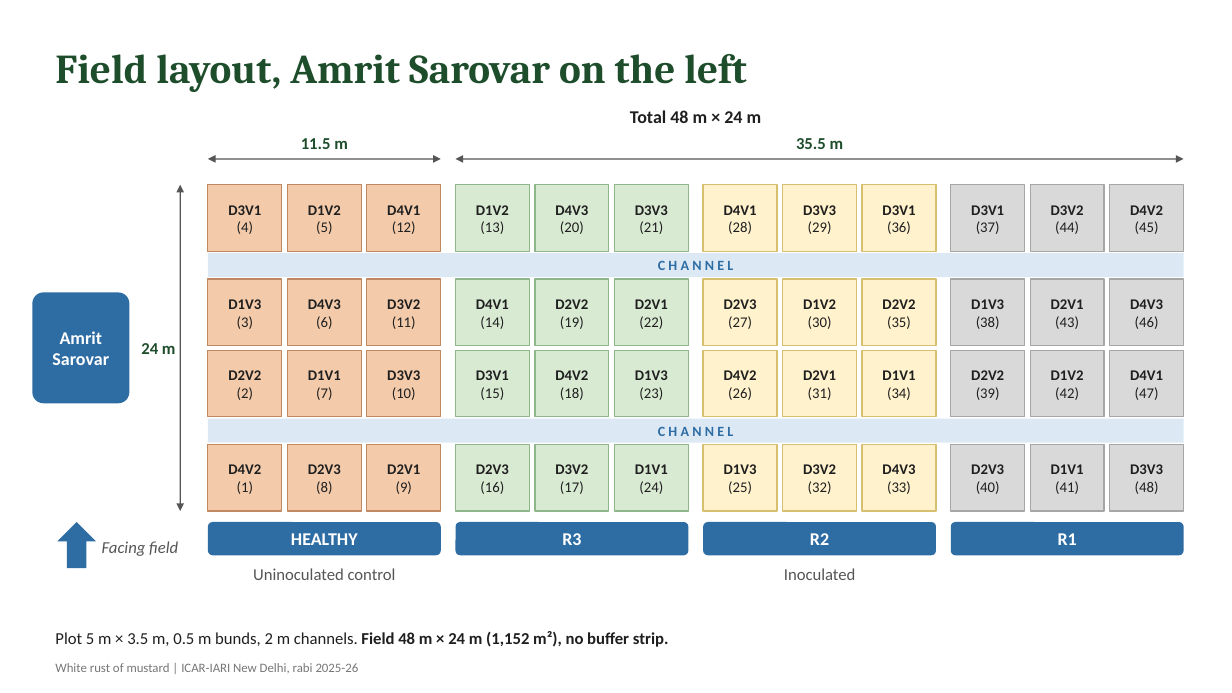
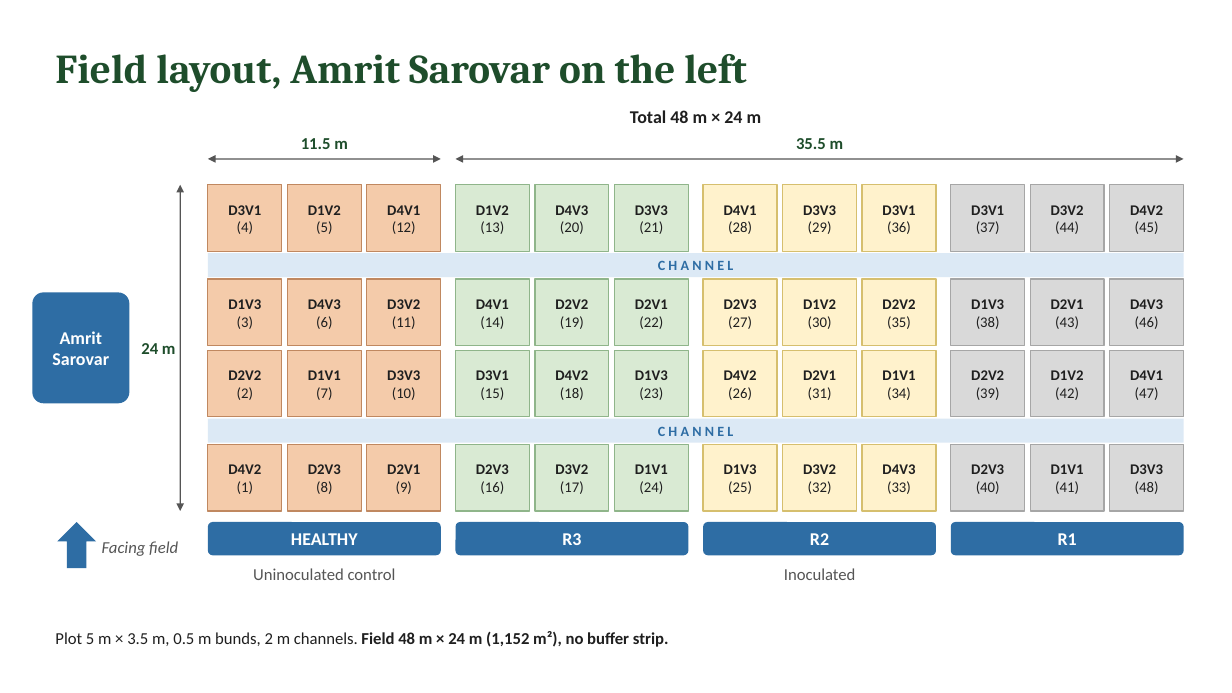
Before and after one commit to animesh270799-ctrl/meta, a slide deck: slide 1 of Field_Layout_No_Buffer_AmritSarovar_Left.pptx. Drawn at 1232x693 pixels with LibreOffice and Linux fonts; fonts in the diff are those of the drawing. Boxes give left, top, right and bottom in pixels: in the first picture for what was removed or moved away, otherwise in the second. Text is boxed around its words. In the diff, an @@ line names an element or a change of style, - is before the commit and + after.

```diff
--- a/Field_Layout_No_Buffer_AmritSarovar_Left.pptx
+++ b/Field_Layout_No_Buffer_AmritSarovar_Left.pptx
@@ text removed at [55, 663, 359, 673] @@
-White rust of mustard | ICAR-IARI New Delhi, rabi 2025-26
```
Also in this commit, not shown: 4 other files.
